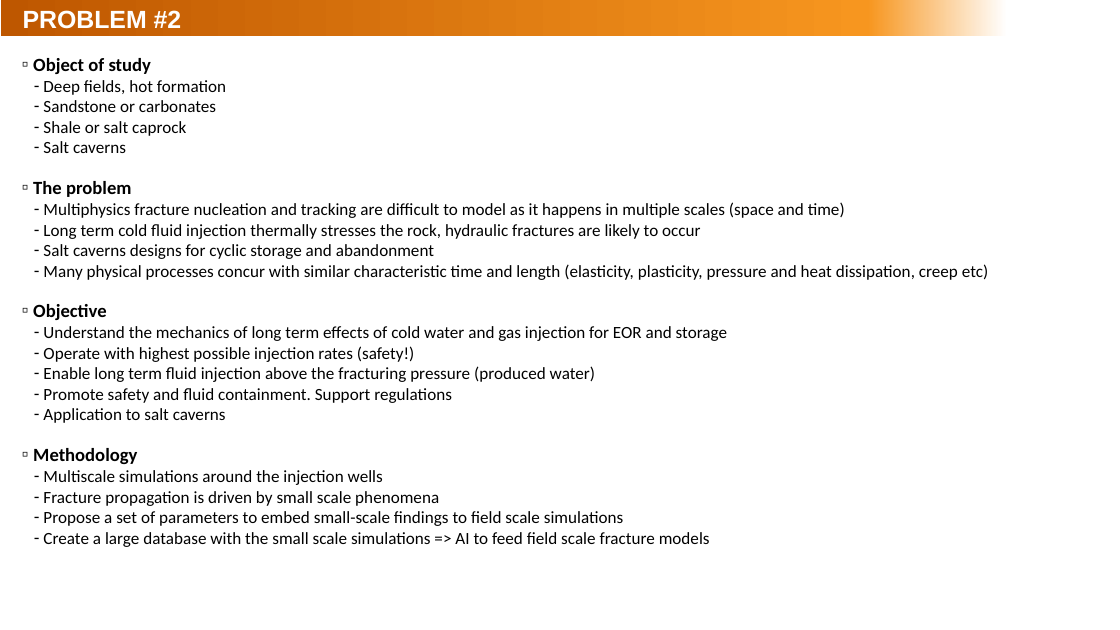
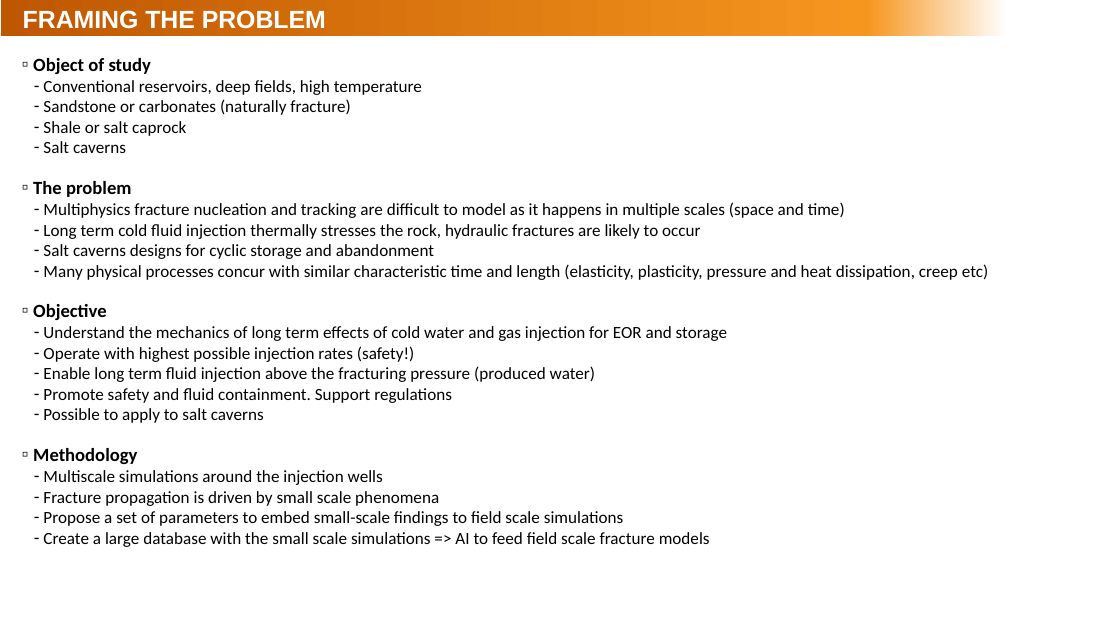
Before and after one commit to rebpoli/Doutorado, a slide deck: slide 5 of Research/2023-12-Research-plan.pptx (slide 6 before the commit). Drawn at 1120x630 pixels with LibreOffice and Linux fonts; fonts in the diff are those of the drawing; background and template pictures are left out. Boxes give left, top, right and bottom in pixels: in the first picture for what was removed or moved away, otherwise in the second. Text is boxed around its words. In the diff, an @@ line names an element or a change of style, - is before the commit and + after.

```diff
--- a/Research/2023-12-Research-plan.pptx
+++ b/Research/2023-12-Research-plan.pptx
@@ title at (x1=23, y1=10, x2=326, y2=29): text changed @@
-PROBLEM #2
+FRAMING THE PROBLEM
@@ text at (x1=43, y1=80, x2=422, y2=115): text changed @@
-  ‐ Deep fields, hot formation
-  ‐ Sandstone or carbonates
+  ‐ Conventional reservoirs, deep fields, high temperature
+  ‐ Sandstone or carbonates (naturally fracture)
@@ text at (x1=43, y1=408, x2=264, y2=423): text changed @@
-  ‐ Application to salt caverns
+  ‐ Possible to apply to salt caverns
```
Also in this commit, not shown: 1 slide added, 7 other files.
